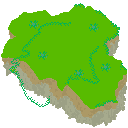
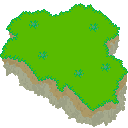
Before/after of a 128x128 layered artwork. What changed in the layer stack:
painted on "Layer 8" over box(0, 4, 128, 111)
removed layer "Grass Edge" over box(9, 22, 119, 107)
painted on "Layer 5" over box(116, 66, 124, 81)
